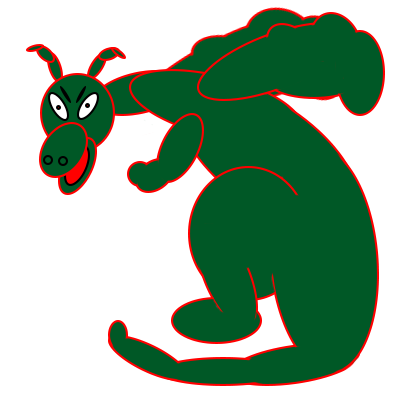
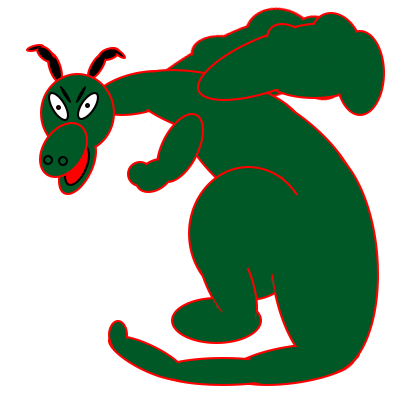
Before/after of a 400×400 layered artwork. What changed in the layer stack:
painted on "lower jaw" (1st of 2, in "dev" › "head" › "snout"), unmasked it over (87, 137, 97, 148)
painted on "Ellipse 19" (1st of 4, in "dev" › "head" › "horns" › "right horn"), unmasked it over (111, 49, 124, 58)
painted on "Ellipse 18" (1st of 4, in "dev" › "head" › "horns" › "right horn"), unmasked it over (98, 49, 120, 61)
painted on "Ellipse 17" (1st of 4, in "dev" › "head" › "horns" › "right horn"), unmasked it over (89, 52, 107, 77)
painted on "Ellipse 19" (2nd of 4, in "dev" › "head" › "horns" › "left horn"), unmasked it over (28, 46, 44, 52)
painted on "Ellipse 18" (2nd of 4, in "dev" › "head" › "horns" › "left horn"), unmasked it over (36, 46, 55, 63)
painted on "Ellipse 17" (2nd of 4, in "dev" › "head" › "horns" › "left horn"), unmasked it over (47, 52, 61, 80)
painted on "shoulders" (1st of 2, in "dev" › "body") over (129, 72, 153, 111)
